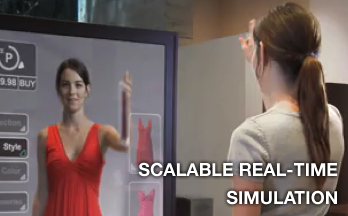
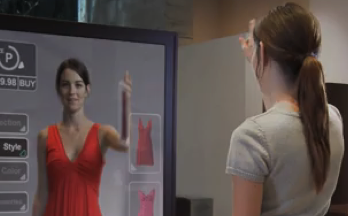
The second w=348, h=216 image is a revision of the first. Changes to its layers:
added layer "Layer 1" (20%) above "SCALABLE REAL-TIME SIMULATION" over [0, 0, 348, 216]
hid "SCALABLE REAL-TIME SIMULATION" over [138, 162, 338, 205]
